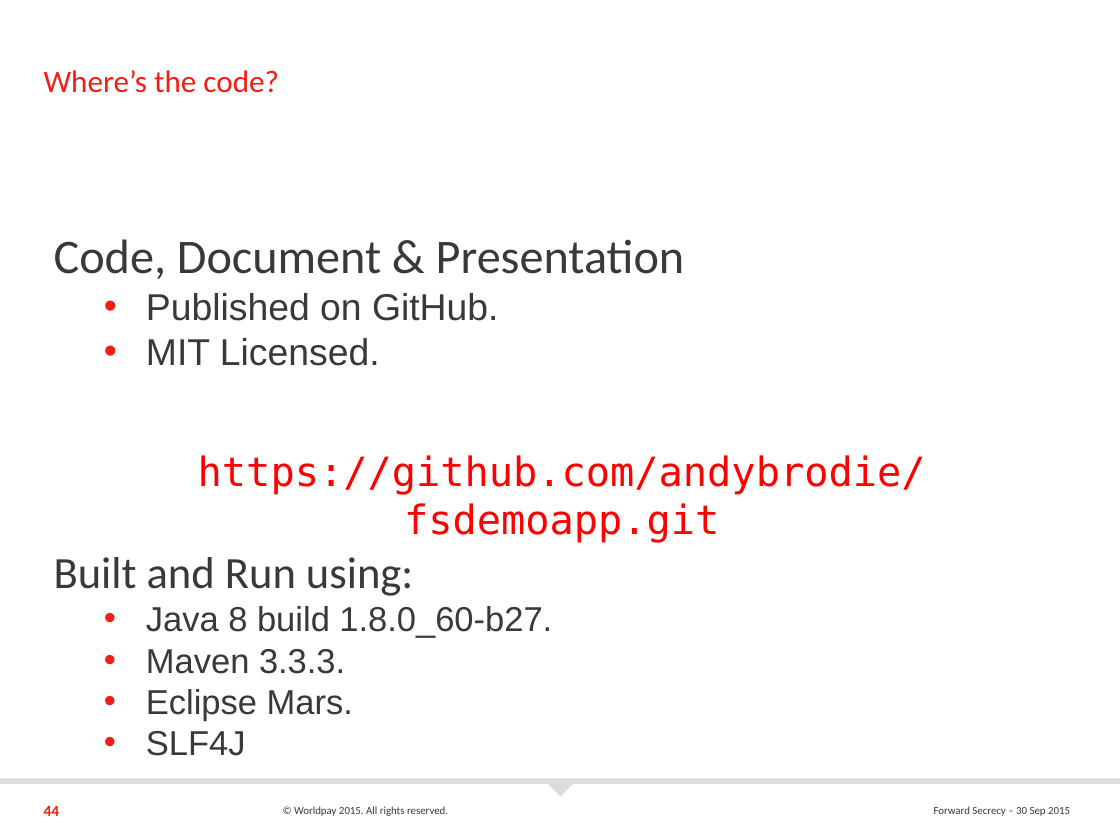
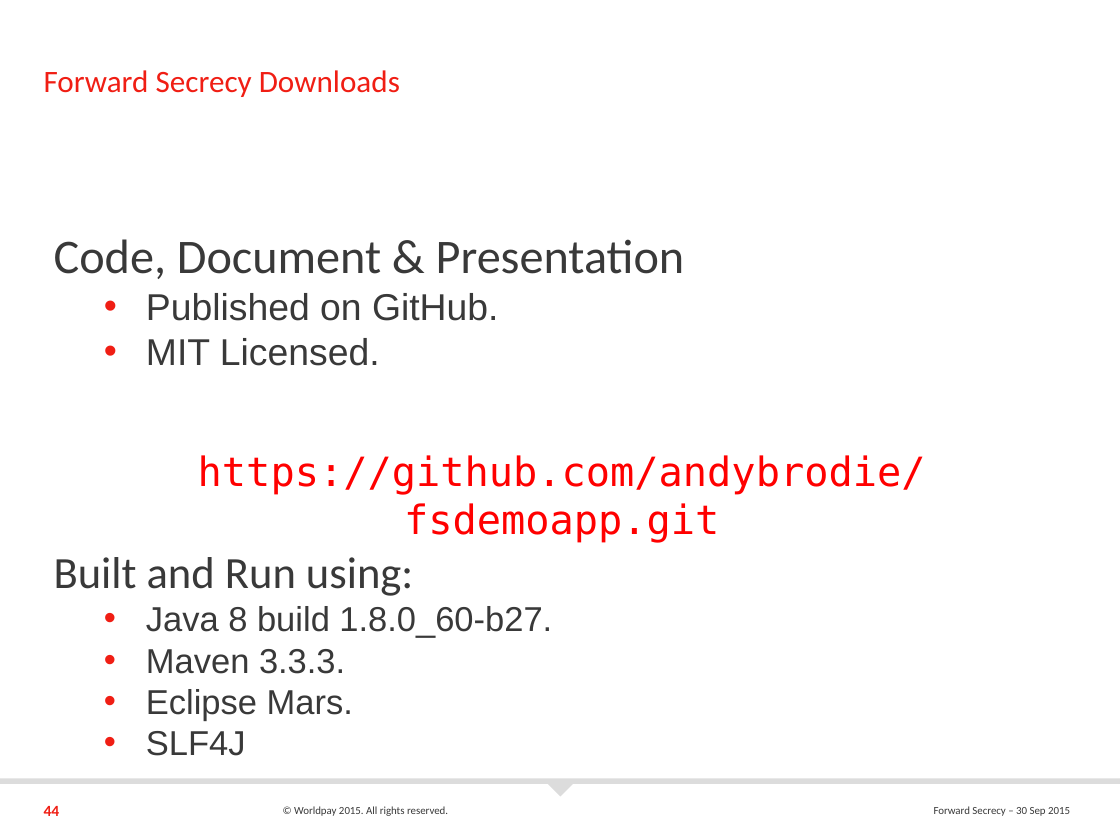
Before and after one commit to andybrodie/fsdemoapp, a slide deck: slide 44 of docs/Forward Secrecy in Java.pptx. Drawn at 1120x840 pixels with LibreOffice and Linux fonts; fonts in the diff are those of the drawing; background and template pictures are left out. Boxes give left, top, right and bottom in pixels: in the first picture for what was removed or moved away, otherwise in the second. Text is boxed around its words. In the diff, an @@ line names an element or a change of style, - is before the commit and + after.

Commit message:
Tweak to presentation and corrected fatal case error on keystore filename

```diff
--- a/docs/Forward Secrecy in Java.pptx
+++ b/docs/Forward Secrecy in Java.pptx
@@ title at (44, 70, 400, 97): text changed @@
-Where’s the code?
+Forward Secrecy Downloads
```
Also in this commit, not shown: 1 other file.
